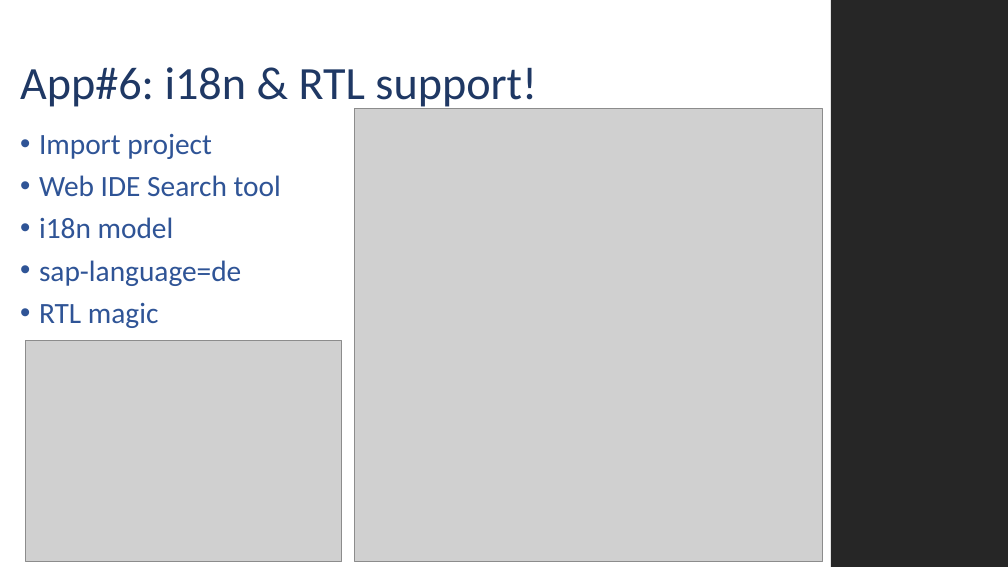
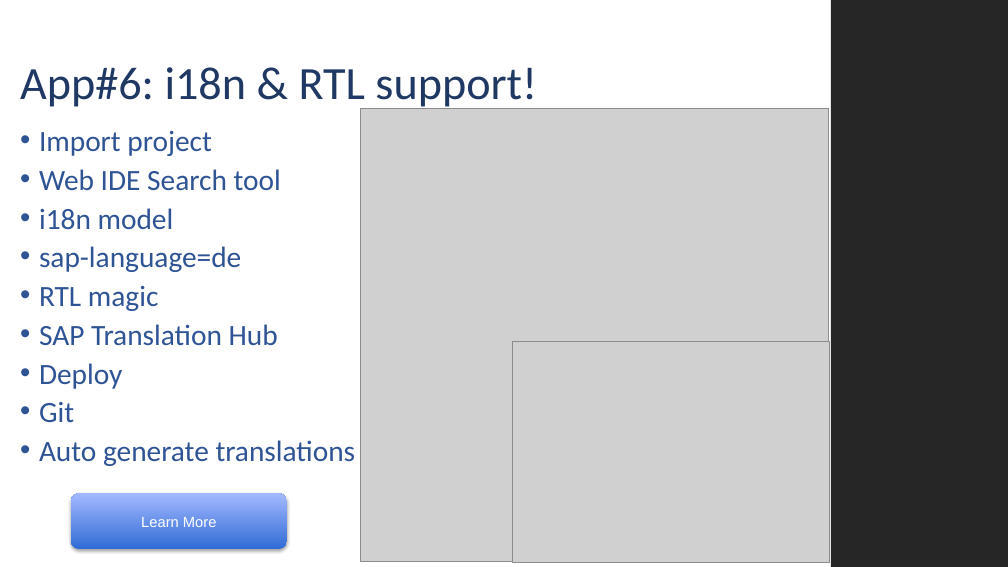
Before and after one commit to MJZSoft/OpenUI5Tutorial, a slide deck: slide 7 of Presentations/UI5_002.pptx. Drawn at 1008x567 pixels with LibreOffice and Linux fonts; fonts in the diff are those of the drawing; grey boxes stand for pictures; background and template pictures are left out. Boxes give left, top, right and bottom in pixels: in the first picture for what was removed or moved away, otherwise in the second. Text is boxed around its words. In the diff, an @@ line names an element or a change of style, - is before the commit and + after.

Commit message:
New tasks in app6

```diff
--- a/Presentations/UI5_002.pptx
+++ b/Presentations/UI5_002.pptx
@@ picture: place and size @@
-picture at [355,109,823,562]
+picture at [361,109,829,562]
@@ text at [39,131,281,311]: line spacing 0.9 to 0.8 @@
@@ text at [39,324,356,466]: paragraphs added @@
+• SAP Translation Hub
+• Deploy
+• Git
+• Auto generate translations
@@ picture: place and size @@
-picture at [26,340,342,562]
+picture at [513,341,829,563]
@@ rounded rectangle added at [70,493,287,549], fill gradient #316DD7 to #A6BBFF, 14 pt, text #FFFFFF @@
+Learn More
```
